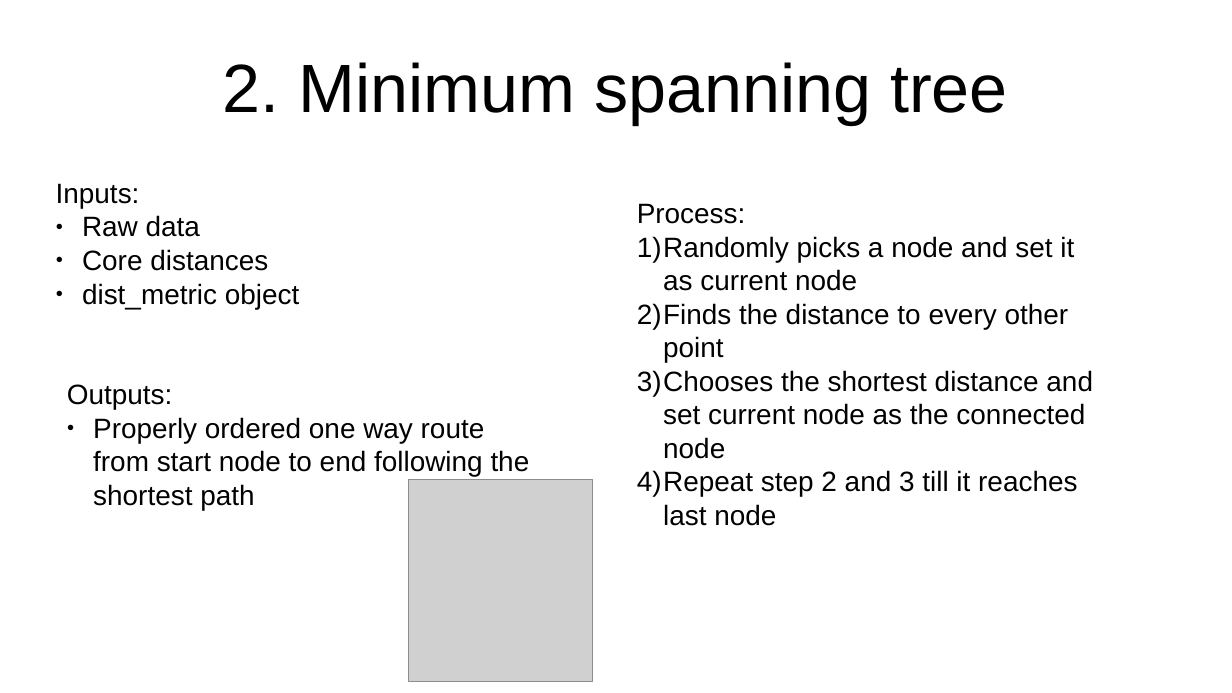
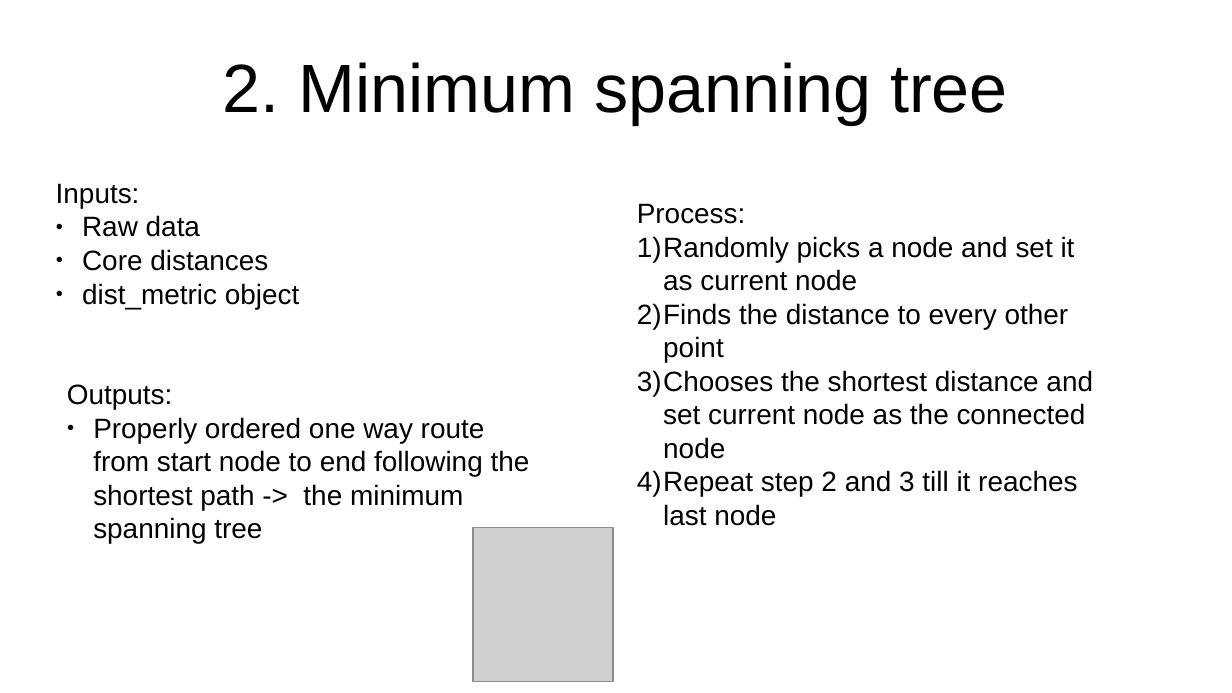
Before and after one commit to darveenvijayan/adaptive_hdbscan, a slide deck: slide 3 of hdbscan_report.pptx. Drawn at 1232x693 pixels with LibreOffice and Linux fonts; fonts in the diff are those of the drawing; grey boxes stand for pictures. Boxes give left, top, right and bottom in pixels: in the first picture for what was removed or moved away, otherwise in the second. Text is boxed around its words. In the diff, an @@ line names an element or a change of style, - is before the commit and + after.

```diff
--- a/hdbscan_report.pptx
+++ b/hdbscan_report.pptx
@@ text at <box>93,417,530,543</box>: text changed @@
-● Properly ordered one way route from start node to end following the shortest path
+● Properly ordered one way route from start node to end following the shortest path -> the minimum spanning tree
@@ picture: place and size @@
-picture at <box>408,480,593,682</box>
+picture at <box>473,528,613,682</box>
```
Also in this commit, not shown: 1 other slide changed, 1 other file.
